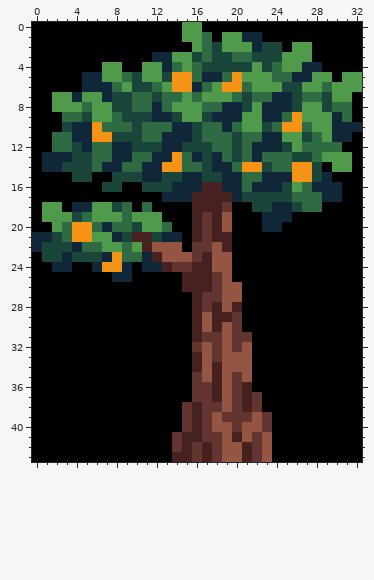
Pixel-art sprite: data/images/tiles/large_decor/4.png. The picture above was drawn from the file before the commit.
The file is 33x44 pixels.
After:
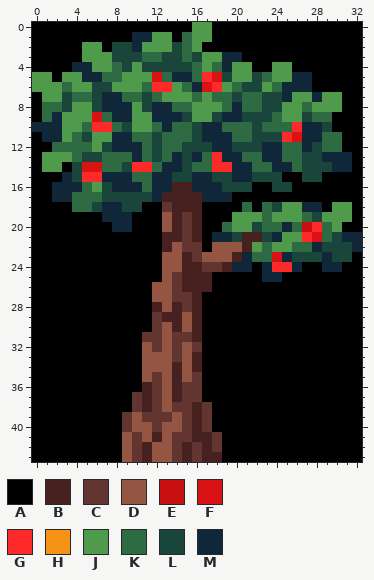
Palette (. is transparent): A #000000  B #46211f  C #623530  D #945542  E #c91010  F #d91313  G #fe2a2a  H #f49315  J #509b4b  K #2e6a42  L #1a453b  M #0f2738
Change:
Changed rows in their new state; - is an unchanged pixel.
first column x 0:
 0 ---------------A-J---------------
 1 ----------MMJJ-K-J-AAAA----------
 2 -----JJ-LLMJJJLK-AAAAAAAA-AA-----
 3 -----JJJLLLKKLLK-JJMMAAAAAAA-----
 4 ----MMJ-KLJLLLLL-JKMJJAAJ-AAA----
 5 JJ-JJ--KKJJ-FKMM-GFLJ-LKJJ--AA-AA
 6 JJJKJJLLJ-JKGGJK-FGJKLL-KMMMAAAAA
 7 -J-LKKL-MK-LKJJ---KKLK-LL-JJMJ-A-
 8 -KKL-JLMMMJL-MKK-JJK-KKLLJJK-JJA-
 9 -KMJJJFKMMJJ--ML-JL--LLLKJJLKKAA-
10 MMMJJKGG-LJJ-MKK-MMK-KLK-KGMMLAAA
11 -MMJKLJJMMK-LKKK-MMMK-LLLGFMMKKA-
12 ----KKJL--MK-KK---MM-LL--KKML----
13 -JJJK-L-KKM-LKML-KGMM-KMM-K-LMMM-
14 -JJA-FFKKLGGKMML-KGGMMKKMMKL-LMM-
15 ---M-GGMMMKK-M-L-M-L-MLLLAAL-A---
16 --MMMKJ-MMMKMMBB-MMLLLAAL-AAAAA--
17 --MMKKKLLLLLMBBB-MMMAAAAAAAAAAA--
18 -AA-KKLMMLLA-CBB-AAA-KAKLJJMM-JJ-
19 -AAAAAAMMMAAADBC-AAAJJJKJJJKLJJJ-
20 --AAAAAAMMAAADBC-AAKJJLKKMKEGKJ--
21 AAAAAAAAAAAAABBC-AMMLBBLMJJGFKLMM
22 AAAAAAAAAAAAAB-C-A-DDBJKJJKKMLLLM
23 -AAAAAAAAAAAA--B-D--BMKKFMLLLMLL-
24 --AA--AAAA-AADDB-CCBMM-MGGM--MM--
25 --------AA---DC---AA---MM--------
26 ------------DDC---AAA------------
27 ------------DDCC-AAAA------------
28 ------------BDBC-AAAA------------
29 ------------CBBD-AAAA------------
30 ------------CDBD-AAAA------------
31 -----------CCDCC-AAAAA-----------
32 -----------DCDCD-AAAAA-----------
33 -----------DDDCD-AAAAA-----------
34 -----------DDDBD-AAAAA-----------
35 -----------DCDBD-AAAAA-----------
36 -----------BCDBC-AAAAA-----------
37 ----------CBCDBC-AAAAAA----------
38 ----------CBCDC---AAAAA----------
39 ---------CDCCCD---AAAAAA---------
40 ---------CDDCDD---AAAAAA---------
41 ---------DCDBD-C-B-AAAAA---------
42 ---------DCBDD-----AAAAA---------
43 ---------DCBDDC---BAAAAA---------
Pixel boxes of the changes (left, top, right, bottom) in both pictures:
changed: (32, 22, 362, 462)
